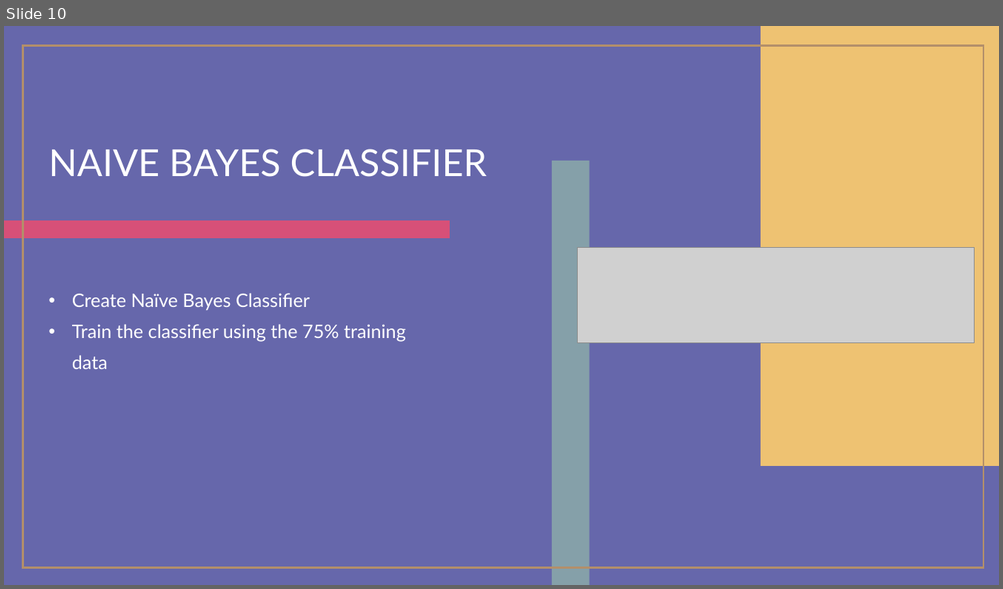
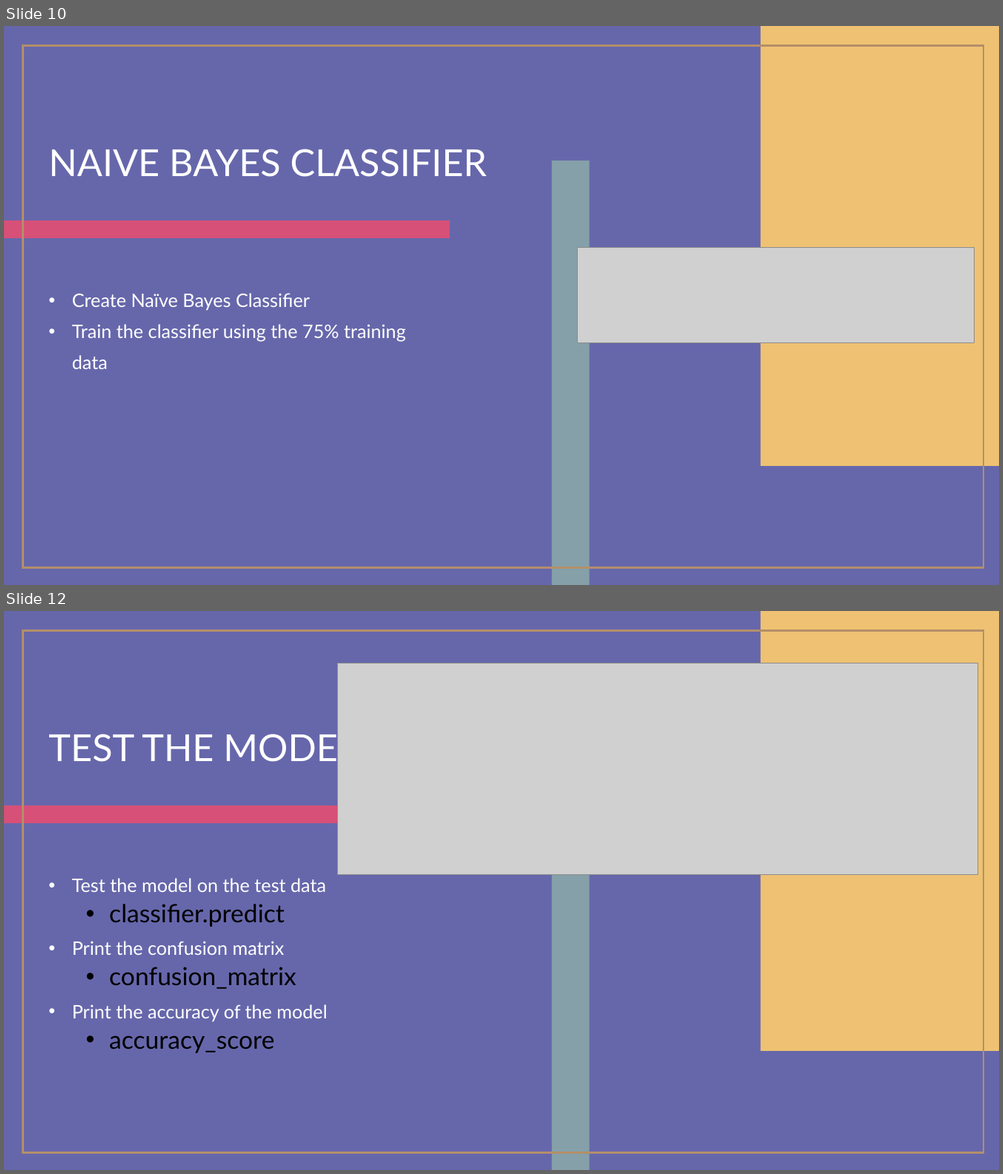
Before and after one commit to esokumamon/NLP, a slide deck: NLP.pptx. Shown one above the other, each under a label of ours: slide 10 before the commit, slides 10 and 12 after it; the slides between them are not shown. The pictures are 1003x589 and 1003x1174 pixels, drawn with LibreOffice and Linux fonts; fonts in the diff are those of the drawing; grey boxes stand for pictures. Boxes give left, top, right and bottom in pixels: in the first picture for what was removed or moved away, otherwise in the second. Text is boxed around its words. In the diff, an @@ line names an element or a change of style, - is before the commit and + after.

```diff
--- a/NLP.pptx
+++ b/NLP.pptx
@@ slide 12 added at box(4, 611, 999, 1170), background #6667AB; not listed: 4 template elements that a slide beside it also shows @@
@@ picture added at box(338, 664, 979, 875) @@
@@ title added at box(48, 729, 356, 768), 36 pt, text #FFFFFF @@
+TEST THE MODEL
@@ text added at box(72, 878, 327, 1054), 18 pt, text #FFFFFF @@
+• Test the model on the test data
+  • classifier.predict
+• Print the confusion matrix
+  • confusion_matrix
+• Print the accuracy of the model
+  • accuracy_score
```
Also in this commit, not shown: 3 other slides added, 2 other files.
